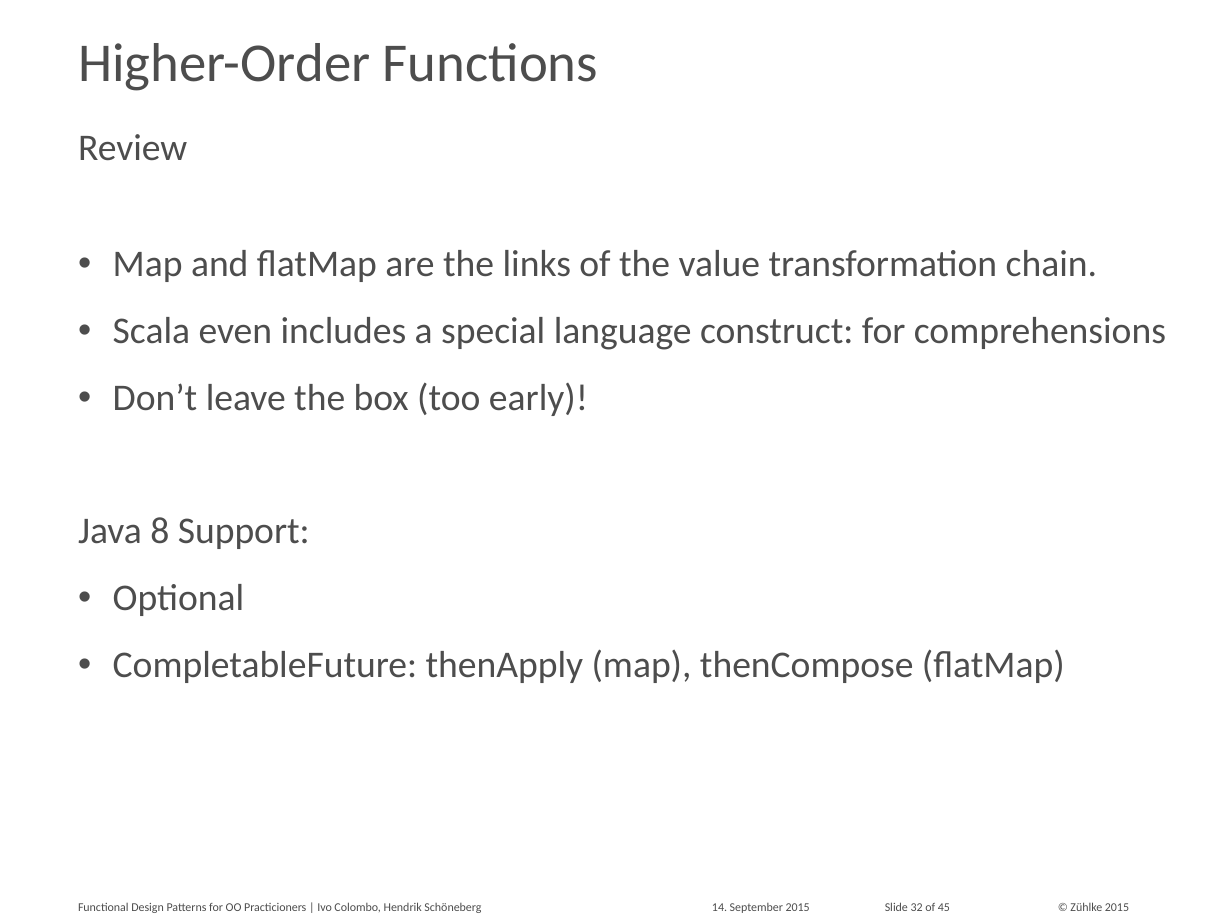
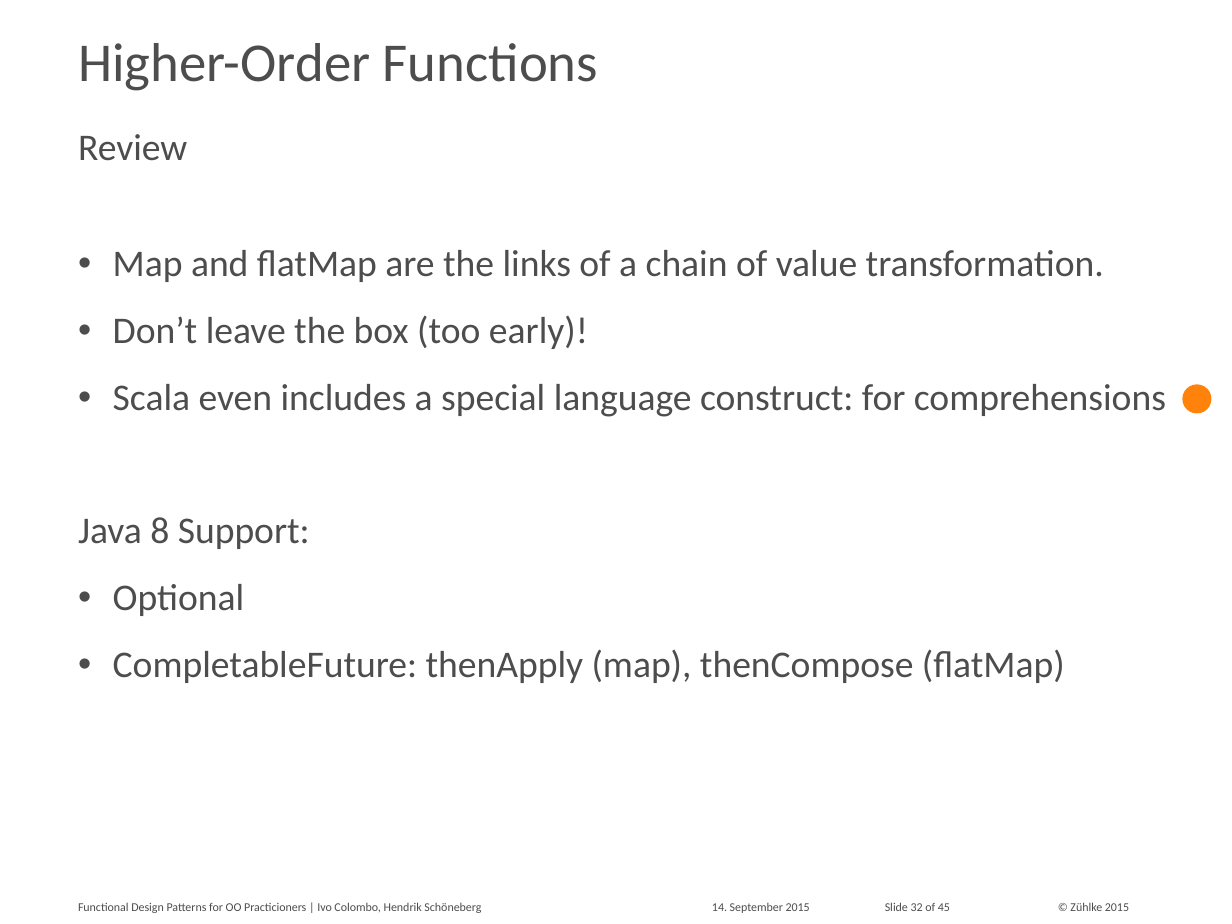
Before and after one commit to aax/zdays-fp-patterns, a slide deck: slide 32 of Functional Design Patterns for OO Practitioners.pptx. Drawn at 1232x924 pixels with LibreOffice and Linux fonts; fonts in the diff are those of the drawing. Boxes give left, top, right and bottom in pixels: in the first picture for what was removed or moved away, otherwise in the second. Text is boxed around its words. In the diff, an @@ line names an element or a change of style, - is before the commit and + after.

```diff
--- a/Functional Design Patterns for OO Practitioners.pptx
+++ b/Functional Design Patterns for OO Practitioners.pptx
@@ text at (113, 250, 1104, 349): text changed @@
-• Map and flatMap are the links of the value transformation chain.
+• Map and flatMap are the links of a chain of value transformation.
+• Don’t leave the box (too early)!
@@ text at (113, 382, 588, 416): paragraph removed @@
-• Don’t leave the box (too early)!
@@ ellipse added at (1183, 384, 1212, 414), fill #FF820A @@
```
Also in this commit, not shown: 20 other slides changed, 1 other file.
